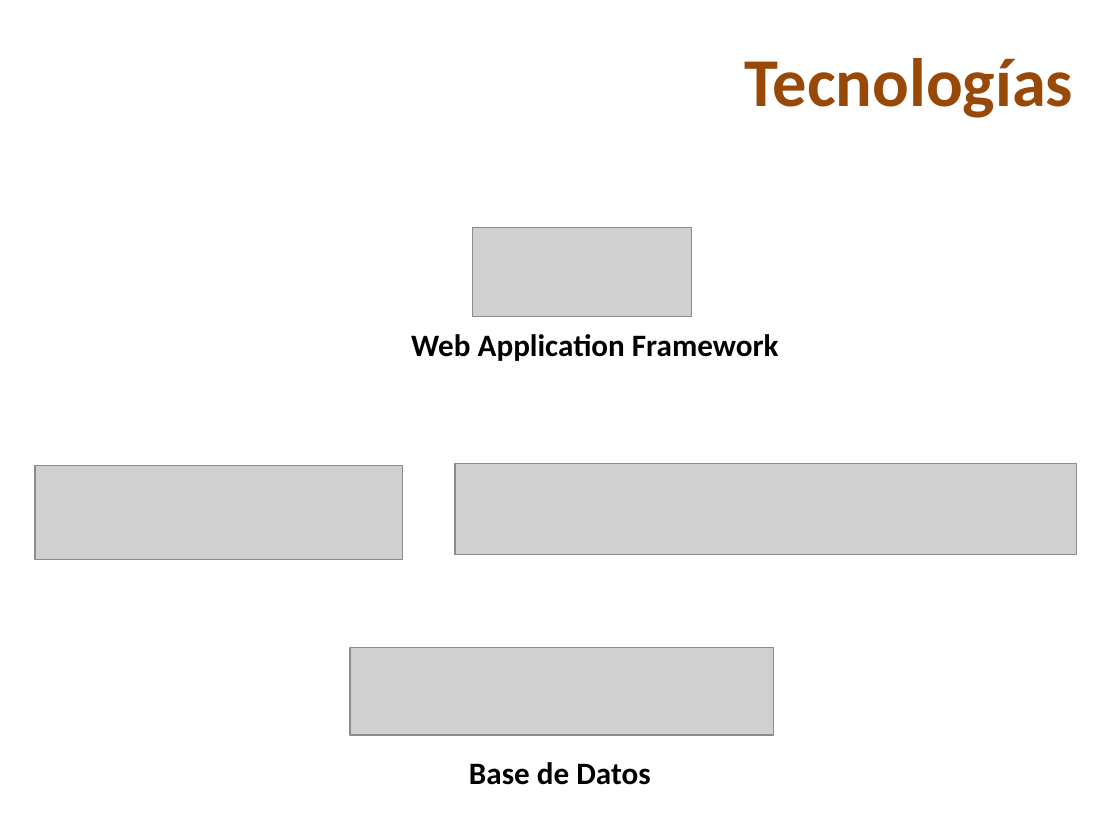
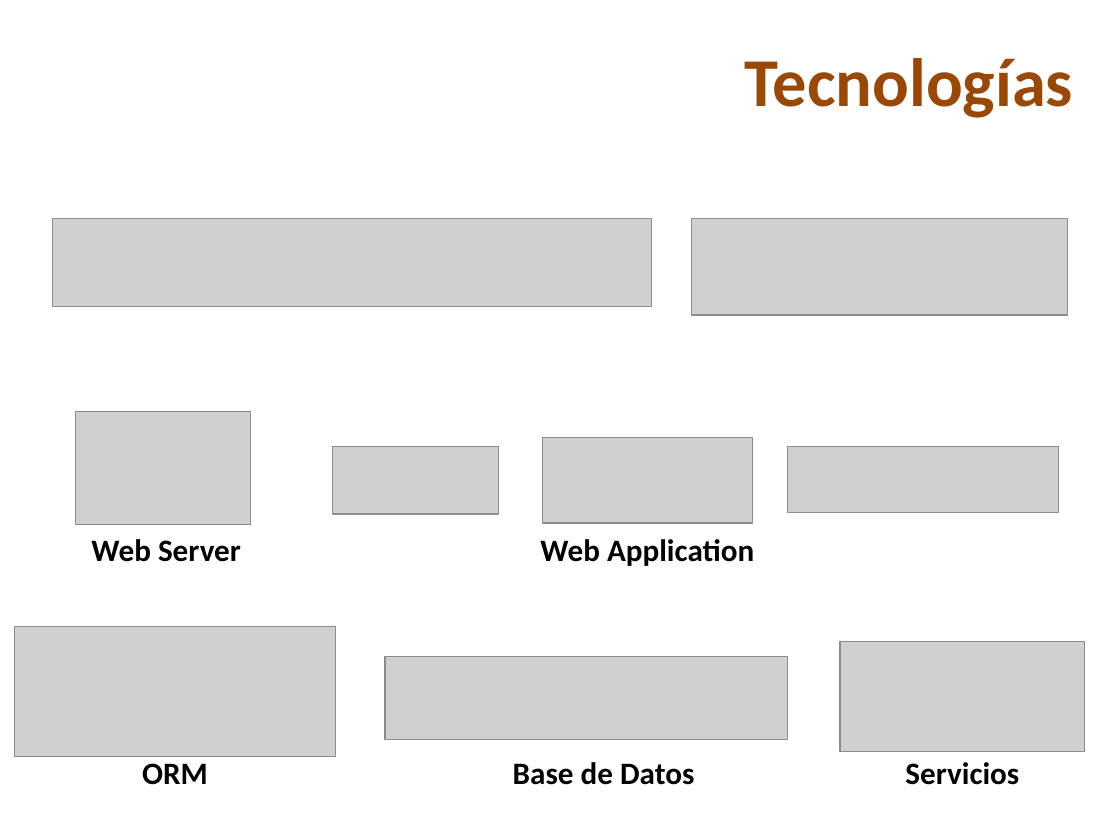
Before and after one commit to skiel85/taller-desarrollo-proyectos-i, a slide deck: slide 11 of Presentaciones/PresentacionDesarrollo.ppt. Drawn at 1120x840 pixels with LibreOffice and Linux fonts; fonts in the diff are those of the drawing; grey boxes stand for pictures; background and template pictures are left out. Boxes give left, top, right and bottom in pixels: in the first picture for what was removed or moved away, otherwise in the second. Text is boxed around its words. In the diff, an @@ line names an element or a change of style, - is before the commit and + after.

```diff
--- a/Presentaciones/PresentacionDesarrollo.ppt
+++ b/Presentaciones/PresentacionDesarrollo.ppt
@@ picture: place and size @@
-picture at (473, 227, 691, 317)
+picture at (53, 218, 652, 306)
@@ picture added at (692, 218, 1067, 315) @@
@@ picture: place and size @@
-picture at (35, 466, 402, 560)
+picture at (76, 411, 251, 524)
@@ picture added at (333, 446, 498, 514) @@
@@ picture: place and size @@
-picture at (455, 464, 1076, 554)
+picture at (542, 438, 753, 523)
@@ picture added at (787, 446, 1058, 512) @@
@@ text added at (91, 539, 241, 562), 20 pt, text #000000, bold @@
+Web Server
@@ text at (540, 539, 754, 566): text changed @@
-Web Application Framework
+Web Application
@@ picture added at (15, 626, 336, 756) @@
@@ picture: place and size @@
-picture at (351, 647, 774, 735)
+picture at (385, 656, 787, 739)
@@ picture added at (840, 642, 1084, 752) @@
@@ text "Base de Datos": place and size @@
-text "Base de Datos" at (469, 762, 650, 785)
+text "Base de Datos" at (513, 762, 694, 785)
@@ text added at (142, 763, 208, 785), 20 pt, text #000000, bold @@
+ORM
@@ text added at (905, 762, 1019, 785), 20 pt, text #000000, bold @@
+Servicios
```
Also in this commit, not shown: 2 other slides changed.
